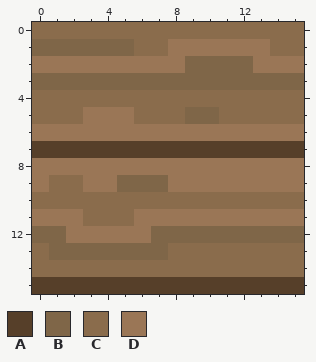
File history of a pixel-art sprite, badger/textures/blocks/tex_block_planks_spruce.png. The picture above is the old version.
The file is 16x16 pixels. Colours within 5 levels of each other are drawn and written as one.
Palette (. is transparent): A #563f29  B #7f6648  C #8a6c4c  D #9a7656
Pixels before, first column x 0:
 0 CCCCCCCCCCCCCCCC
 1 BBBBBBCCDDDDDDCC
 2 DDDDDDDDDBBBBDDD
 3 BBBBBBBBBBBBBBBB
 4 CCCCCCCCCCCCCCCC
 5 CCCDDDCCCBBCCCCC
 6 DDDDDDDDDDDDDDDD
 7 AAAAAAAAAAAAAAAA
 8 DDDDDDDDDDDDDDDD
 9 DCCDDBBBDDDDDDDD
10 CCCCCCCCCCCCCCCC
11 DDDCCCDDDDDDDDDD
12 BBDDDDDBBBBBBBBB
13 CBBBBBBBCCCCCCCC
14 CCCCCCCCCCCCCCCC
15 AAAAAAAAAAAAAAAA
Now the later version:
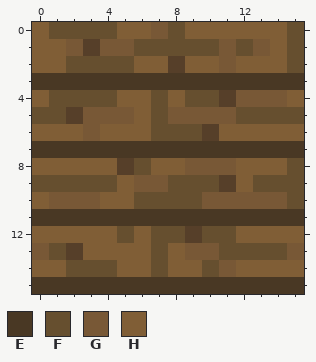
Colours new in this view: E #493824  F #664f2f  G #785836  H #805e36
Change:
Changed rows in their new state; - is an unchanged pixel.
first column x 0:
 0 HFFFFHHGFHHHHHHF
 1 HHGAGGFFFFFGFGHF
 2 HHFFFFHHAHHGHHHF
 3 EEEEEEEEEEEEEEEE
 4 HFFFFHHFHFFAGGGH
 5 FFAGGGHFGGGGFFFF
 6 HHHGHHHFFFAHHHHH
 7 EEEEEEEEEEEEEEEE
 8 HHHHHAFHHGGGHHHF
 9 FFFFFHGGFFFAHFFF
10 HGGGHHFFFFGGGGGF
11 EEEEEEEEEEEEEEEE
12 HHHHHFHFFAFFHHHH
13 GFAHHHHFHGGFFFFG
14 HHFFFHHFHHFGHHHH
15 EEEEEEEEEEEEEEEE
